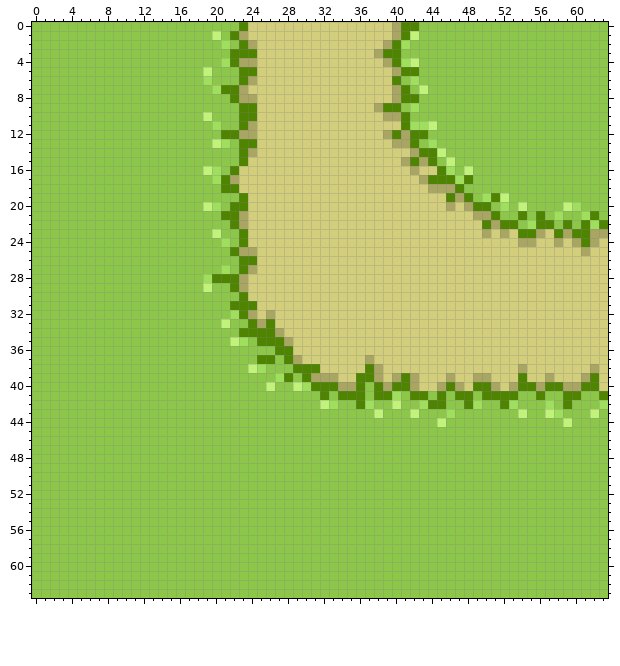
Edited in one commit: pixel-art sprite (Assets/Resources/Sprites/Environment/Tiles/TilePath90Turn.png). This is how it looked before the edit.
The file is 64x64 pixels.
Now the later version:
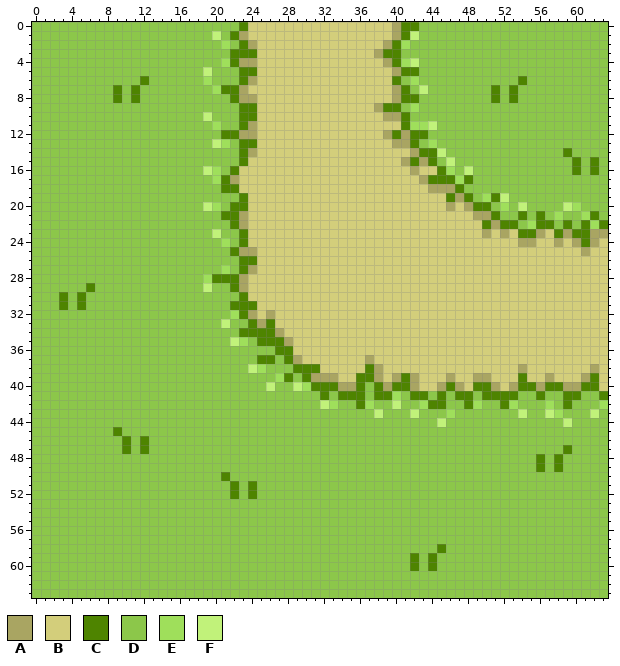
Palette (. is transparent): A #a9a562  B #d3ce7b  C #4e8400  D #8cc74a  E #9fdf5b  F #c1f27a
From old to new:
Colour D gives way to colour C in row 6 at x 12 and 54; in rows 7 to 8 at x 9, 11, 51 and 53; in row 14 at x 59; in rows 15 to 16 at x 60 and 62; in row 29 at x 6; in rows 30 to 31 at x 3 and 5.
Colour D gives way to colour C in row 45 at x 9; in row 46 at x 10 and 12; in row 47 at x 10, 12 and 59; in rows 48 to 49 at x 56 and 58; in row 50 at x 21; in rows 51 to 52 at x 22 and 24.
Colour D gives way to colour C in row 58 at x 45; in rows 59 to 60 at x 42 and 44.
Pixel boxes of the changes (left, top, right, bottom) in both pictures:
changed: (113, 76, 149, 103)
changed: (491, 76, 527, 103)
changed: (563, 148, 599, 175)
changed: (59, 283, 95, 310)
changed: (113, 427, 149, 454)
changed: (536, 445, 572, 472)
changed: (221, 472, 257, 499)
changed: (410, 544, 446, 571)
